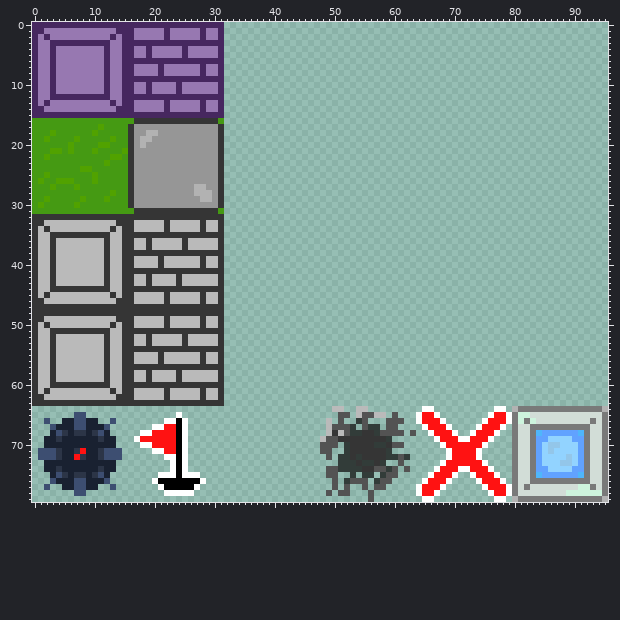
Edited in one commit: pixel-art file (assets/sprites/tileset.ase). This is how it looked before the edit.
96x80 pixels, 1 frame. Colours within 5 levels of each other are drawn and written as one.
New version:
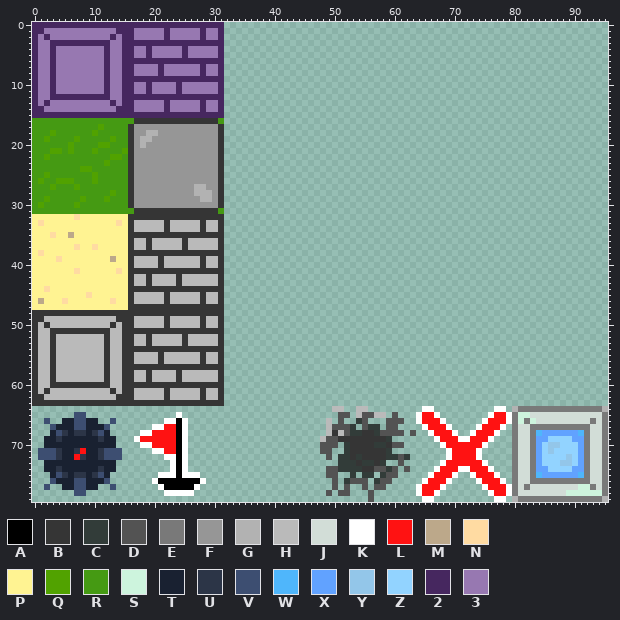
Palette (. is transparent): A #000000  B #353535  C #323c39  D #535353  E #797979  F #969696  G #b2b2b2  H #bababa  J #d2ddd7  K #ffffff  L #ff1212  M #bca88a  N #ffdba2  P #fff392  Q #51a200  R #459a13  S #cdf4dd  T #192131  U #2c3547  V #3d4e71  W #4fb6fb  X #61a2ff  Y #93c6e9  Z #92d3ff  2 #46275f  3 #9778b1
Changes in this commit:
{"where": "layer \"Layer\""}
{"y":32,"x":0,"old":"BBBBBBBBBBBBBBBB","new":"PPPPPPPNPPPPPPPP"}
{"y":33,"x":0,"old":"BBHHHHHHHHHHHHBB","new":"PNPPPPPPPPPPPPNP"}
{"y":34,"x":0,"old":"BHBHHHHHHHHHHBHB","new":"PPPPPPPPPPPPPPPP"}
{"y":35,"x":0,"old":"BHHBBBBBBBBBBHHB","new":"PPPNPPMPPPPPPPPP"}
{"y":36,"x":0,"old":"BHHBHHHHHHHHBHHB","new":"PPPPPPPPPPPPPPPP"}
{"y":37,"x":0,"old":"BHHBHHHHHHHHBHHB","new":"PPPPPPPNPPNPPPPP"}
{"y":38,"x":0,"old":"BHHBHHHHHHHHBHHB","new":"PNPPPPPPPPPPPPPP"}
{"y":39,"x":0,"old":"BHHBHHHHHHHHBHHB","new":"PPPPNPPPPPPPPMPP"}
{"y":40,"x":0,"old":"BHHBHHHHHHHHBHHB","new":"PPPPPPPPPPPPPPPP"}
{"y":41,"x":0,"old":"BHHBHHHHHHHHBHHB","new":"PPPPPPPNPPPPPPNP"}
{"y":42,"x":0,"old":"BHHBHHHHHHHHBHHB","new":"PPPPPPPPPPPPPPPP"}
{"y":43,"x":0,"old":"BHHBHHHHHHHHBHHB","new":"PPPPPPPPPPPPPPPP"}
{"y":44,"x":0,"old":"BHHBBBBBBBBBBHHB","new":"PPNPPPPPPPPPPPPP"}
{"y":45,"x":0,"old":"BHBHHHHHHHHHHBHB","new":"PPPPPPPPPNPPPPPP"}
{"y":46,"x":0,"old":"BBHHHHHHHHHHHHBB","new":"PMPPPNPPPPPPPNPP"}
{"y":47,"x":0,"old":"BBBBBBBBBBBBBBBB","new":"PPPPPPPPPPPPPPPP"}
{"label":"changed","picture_box":[32,214,128,310]}
